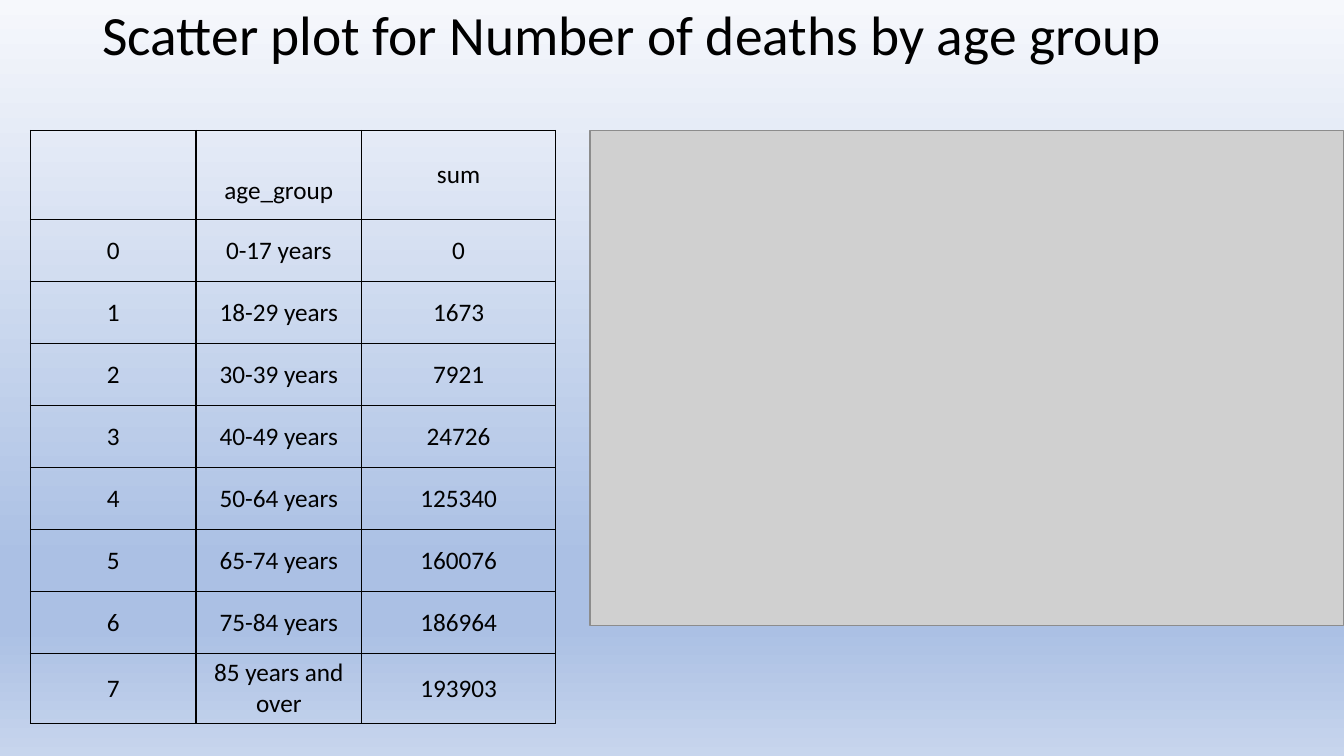
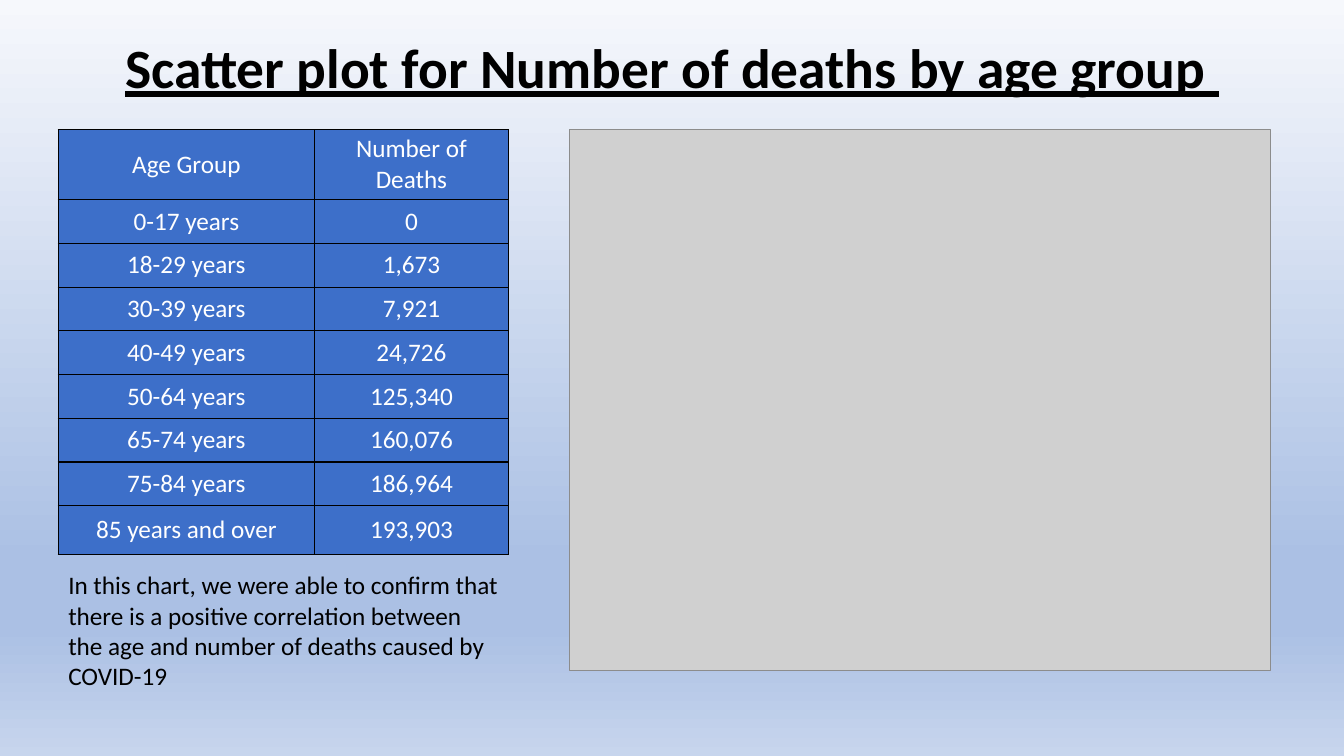
Before and after one commit to AlexanderLorin/Project-1-MKFG, a slide deck: slide 4 of Presentation1.pptx (slide 5 before the commit). Drawn at 1344x756 pixels with LibreOffice and Linux fonts; fonts in the diff are those of the drawing; grey boxes stand for pictures. Boxes give left, top, right and bottom in pixels: in the first picture for what was removed or moved away, otherwise in the second. Text is boxed around its words. In the diff, an @@ line names an element or a change of style, - is before the commit and + after.

```diff
--- a/Presentation1.pptx
+++ b/Presentation1.pptx
@@ title "Scatter plot for Number of ..." at box(125, 49, 1205, 98): bold on, underline on; alignment left to centre @@
@@ table at box(58, 130, 508, 554) @@
-column 1:  | 0 | 1 | 2 | 3 | 4 | 5 | 6 | 7
-column 2: age_group | 0-17 years | 18-29 years | 30-39 years | 40-49 years | 50-64 years | 65-74 years | 75-84 years | 85 years and over
-column 3: sum | 0 | 1673 | 7921 | 24726 | 125340 | 160076 | 186964 | 193903
+column 1: Age Group | 0-17 years | 18-29 years | 30-39 years | 40-49 years | 50-64 years | 65-74 years | 75-84 years | 85 years and over
+column 2: Number of Deaths | 0 | 1,673 | 7,921 | 24,726 | 125,340 | 160,076 | 186,964 | 193,903
@@ table: place and size @@
-table at box(30, 130, 555, 722)
+table at box(58, 130, 508, 554)
@@ picture: place and size @@
-picture at box(590, 130, 1344, 625)
+picture at box(570, 130, 1270, 670)
@@ text added at box(68, 576, 498, 685), 18 pt, text #000000 @@
+In this chart, we were able to confirm that there is a positive correlation between the age and number of deaths caused by COVID-19
```
Also in this commit, not shown: 4 other slides changed, 5 slides added, 5 slides removed, 9 other files.
